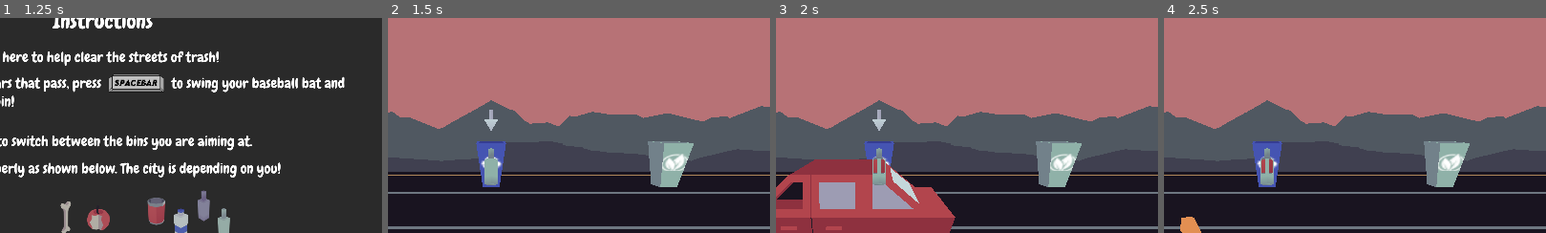
Above: before the commit, frames 1-4 (left to right).
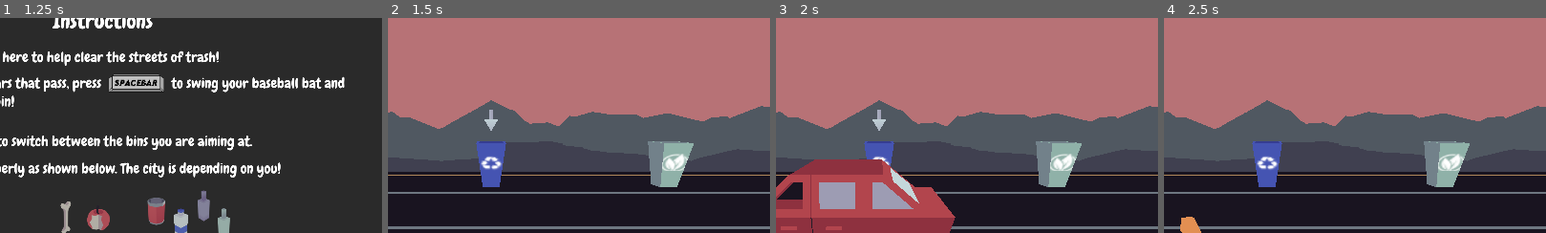
Above: after the commit, the same moments.

Repository: Manas701/SVCGameJam
Game: Godot game, scene res://scenes/main menu.tscn
Same seed, same stepped clock (60 frames per second), same inputs: the game is played once before the commit and once after it. Sound files missing from this copy of the repository are replaced by a short silence.
Inputs:
- Up to frame 1 (1.25 s): click "Play Game" at 0.5 s
- Up to frame 2 (1.5 s): tap Enter at 1.25 s; hold Right (select_right) from 1.28 s (still down); hold Space (startGame) from 1.28 s (still down)
- Up to frame 3 (2 s): keep holding Right (select_right); keep holding Space (startGame)
- Up to frame 4 (2.5 s): release Right (select_right) at 2.03 s; release Space (startGame) at 2.03 s; hold Left (select_left) from 2.03 s (still down); tap Space (startGame) at 2.1 s
The pictures show only the part of the screen within x 36-86%, y 11-61%; the shares and areas given below are measured in that part.

Frame 1 is identical in both runs. In frame 2, 0.5% of the frame differs, in the area x 25-29%, y 60-78%; in frame 3, 0.5%; in frame 4, 0.5%.
Error before the commit: Invalid access to property or key 'whichAnim' on a base object of type 'null instance'. (res://assets/scripts/trashPrefab.gd:20)

Commit message:
updated animation

Diff:
--- a/prefabs/animation_player.tscn
+++ b/prefabs/animation_player.tscn
@@ -79,7 +79,7 @@
 tracks/0/path = NodePath(".")
 tracks/0/interp = 2
 tracks/0/loop_wrap = true
-tracks/0/keys = PackedFloat32Array(0, 1, 0, 0.9, -5, 0.25, 1, 0, 1, -3.5, 0.5, 1, 0, 0.25, -1.5)
+tracks/0/keys = PackedFloat32Array(-0.01, 1, 0, 0, -3, 0.25, 1, 0, 0.2, -1.5, 0.5, 1, 0, -1, 1)
 tracks/1/type = "value"
 tracks/1/imported = false
 tracks/1/enabled = true
--- a/scenes/manasScene.tscn
+++ b/scenes/manasScene.tscn
@@ -75,7 +75,12 @@
 script = ExtResource("2_whjhi")
 
 [node name="trash" parent="." instance=ExtResource("7_wwkud")]
-transform = Transform3D(1, 0, 0, 0, 0.939701, 0.341996, 0, -0.341996, 0.939701, 0, 1, -1.5)
+process_mode = 4
+transform = Transform3D(1, 0, 0, 0, 0.664816, 0.747007, 0, -0.747007, 0.664816, 0, -0.993949, 0.991364)
+visible = false
+
+[node name="Trash_Apple" parent="trash" index="0"]
+visible = true
 
 [node name="PlayerInput" type="Node" parent="."]
 script = ExtResource("7_kxg3g")
@@ -136,4 +141,5 @@
 outline_size = 0
 script = ExtResource("19_oa6cd")
 
+[editable path="trash"]
 [editable path="Trash_Spawner"]
